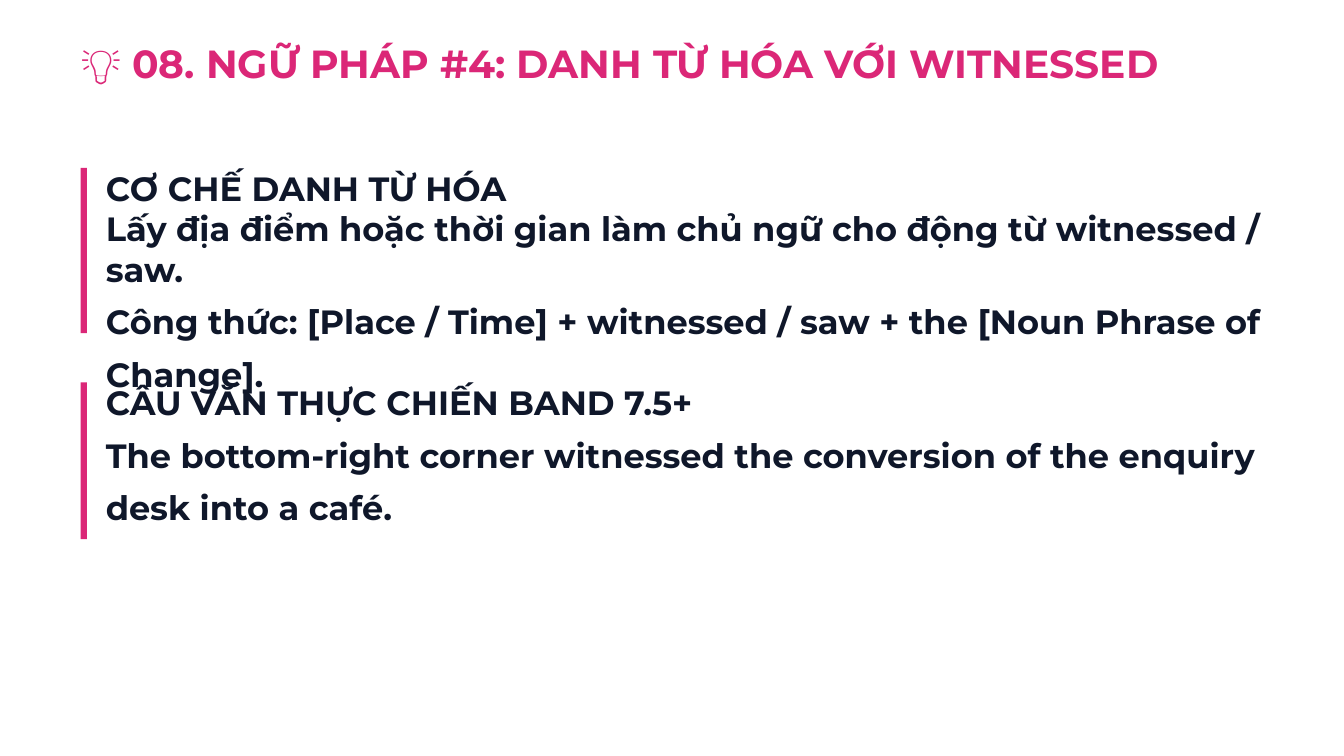
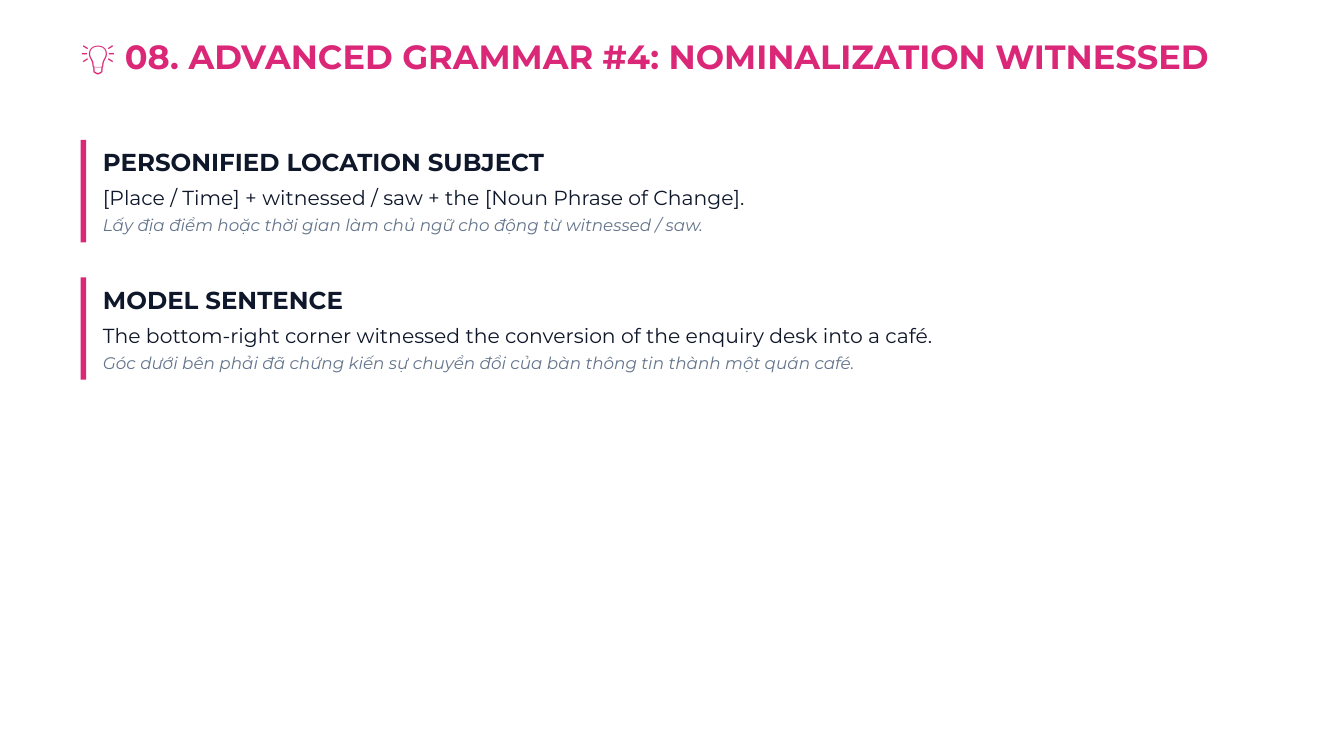
Before and after one commit to snowflake-vibing/KnowledgeLibrary, a slide deck: slide 31 of IELTS/07_YouTube_Studio/01_Slides_Writing_Task1_Map.pptx. Drawn at 1344x756 pixels with LibreOffice and Linux fonts; fonts in the diff are those of the drawing. Boxes give left, top, right and bottom in pixels: in the first picture for what was removed or moved away, otherwise in the second. Text is boxed around its words. In the diff, an @@ line names an element or a change of style, - is before the commit and + after.

```diff
--- a/IELTS/07_YouTube_Studio/01_Slides_Writing_Task1_Map.pptx
+++ b/IELTS/07_YouTube_Studio/01_Slides_Writing_Task1_Map.pptx
@@ text at <box>125,45,1208,70</box>: text changed; size 28 to 24 pt @@
-💡 08. NGỮ PHÁP #4: DANH TỪ HÓA VỚI WITNESSED
+💡 08. ADVANCED GRAMMAR #4: NOMINALIZATION WITNESSED
@@ rectangle: place and size @@
-rectangle at <box>81,168,87,334</box>
+rectangle at <box>81,140,87,243</box>
@@ text at <box>103,153,744,235</box>: text changed; size 20 to 12 pt; bold off; italic off @@
-CƠ CHẾ DANH TỪ HÓA
-Lấy địa điểm hoặc thời gian làm chủ ngữ cho động từ witnessed / saw.
-Công thức: [Place / Time] + witnessed / saw + the [Noun Phrase of Change].
+PERSONIFIED LOCATION SUBJECT
+[Place / Time] + witnessed / saw + the [Noun Phrase of Change].
+Lấy địa điểm hoặc thời gian làm chủ ngữ cho động từ witnessed / saw.
@@ rectangle: place and size @@
-rectangle at <box>81,382,87,539</box>
+rectangle at <box>81,277,87,380</box>
@@ text at <box>103,291,932,373</box>: text changed; size 20 to 14.5 pt; bold off; italic off @@
-CÂU VĂN THỰC CHIẾN BAND 7.5+
-The bottom-right corner witnessed the conversion of the enquiry desk into a café.
+MODEL SENTENCE
+The bottom-right corner witnessed the conversion of the enquiry desk into a café.
+Góc dưới bên phải đã chứng kiến sự chuyển đổi của bàn thông tin thành một quán café.
```
Also in this commit, not shown: 29 other slides changed, 11 slides added, 11 slides removed, 8 other files.
